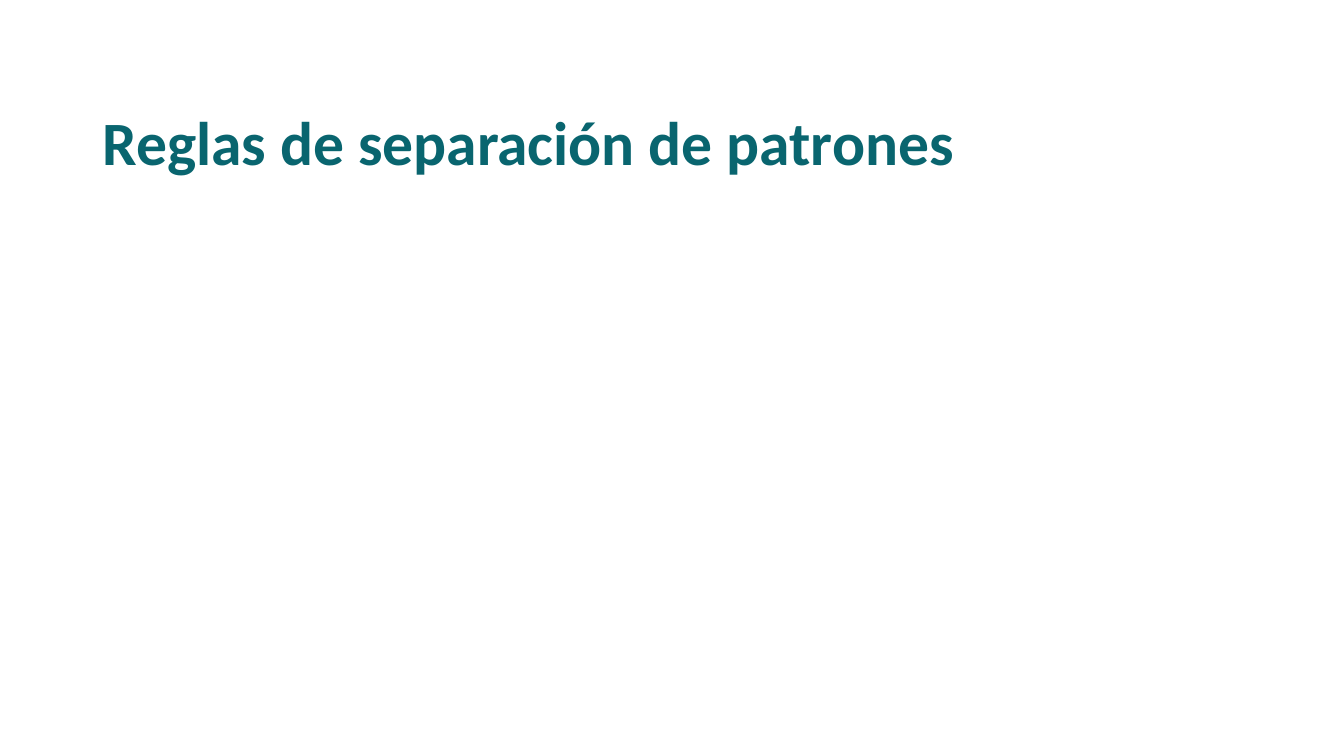
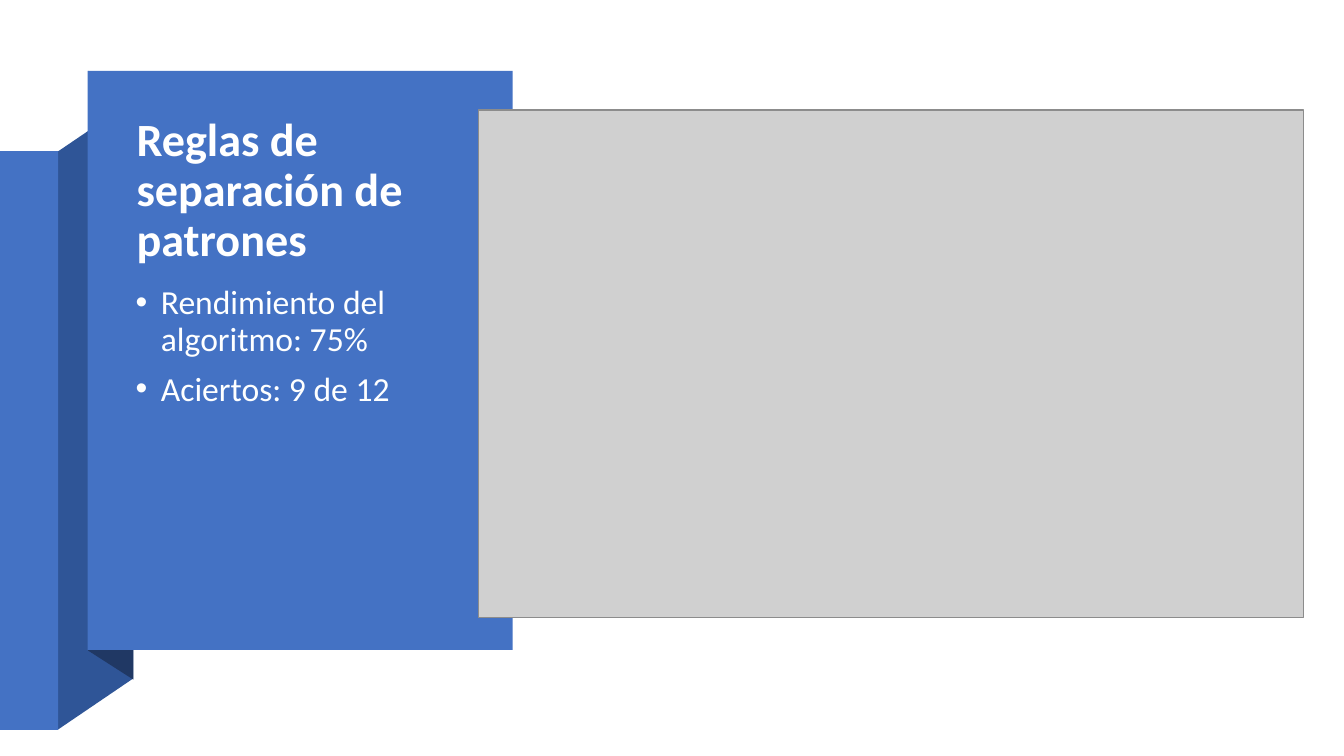
Before and after one commit to JuanAguilarDev/Data-mining-project, a slide deck: slide 21 of Plantilla Exposición.pptx (slide 10 before the commit). Drawn at 1344x756 pixels with LibreOffice and Linux fonts; fonts in the diff are those of the drawing; grey boxes stand for pictures; background and template pictures are left out. Boxes give left, top, right and bottom in pixels: in the first picture for what was removed or moved away, otherwise in the second. Text is boxed around its words. In the diff, an @@ line names an element or a change of style, - is before the commit and + after.

```diff
--- a/Plantilla Exposición.pptx
+++ b/Plantilla Exposición.pptx
@@ rectangle added at (88, 71, 513, 649), fill #4472C4 @@
@@ freeform shape added at (89, 71, 134, 680), fill #203864 @@
@@ freeform shape added at (57, 101, 133, 731), fill #2F5597 @@
@@ title "Reglas de separación de patrones": place and size @@
-title "Reglas de separación de patrones" at (102, 121, 954, 176)
+title "Reglas de separación de patrones" at (137, 123, 402, 264)
@@ title "Reglas de separación de patrones" at (137, 123, 402, 264): size 44 to 33 pt, text colour #09656F to #FFFFFF @@
@@ picture added at (479, 110, 1305, 617) @@
@@ rectangle added at (0, 151, 58, 730), fill #4472C4 @@
@@ text added at (161, 290, 390, 402), 24 pt, text #FEFFFF @@
+• Rendimiento del algoritmo: 75%
+• Aciertos: 9 de 12
```
Also in this commit, not shown: 4 other slides changed, 15 slides added, 4 slides removed.
